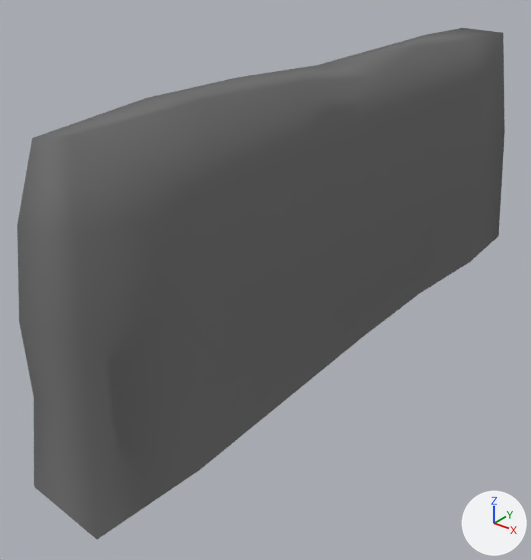
What one commit did to the Blender file Augotchi/Kevins stuff/Decorations/DryStone.blend.
Camera for both pictures: a 50 mm camera at (6.62, -10.27, 6.5) aimed at (-0.57, -1.28, 0.93). Every picture has the same lights, and +X, +Y and +Z are marked at lower right.

The older version as bpy lines, for what is in view:
```python
mat_material = diffuse_material('Material')
mat_material.base_color = (0.173, 0.173, 0.173)  # grey #747474
me_cube = bpy.data.meshes.new('Cube')
me_cube.from_pydata(...)  # 53 vertices, 59 faces; spans x -0.86..0.89, y -6.28..6.17, z -0.31..4.61
me_cube.polygons.foreach_set('use_smooth', [True] * 59)
me_cube.materials.append(mat_material)  # grey #747474
ob_drystone = bpy.data.objects.new('DryStone', me_cube)
ob_drystone.location = (0.0, 0.0, 0.0)
```
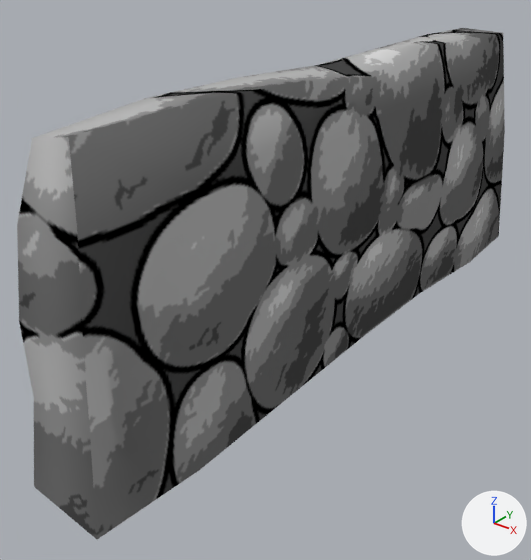
What differs and where, as boxes (x1, y1, x2, y2) in the pictures (531 x 560 px):
'DryStone', surface changed
    both: (17, 28, 505, 538)

What changed in the scene script:
```text
Add img_drystone_text_png:
    img_drystone_text_png = load_image('DryStone_Text.png', 'DryStone_Text.png', 512, 512, 'sRGB')
Change mat_material:
    remove mat_material.base_color = (0.173, 0.173, 0.173)  # grey #737373
    add mat_material.texture = img_drystone_text_png
```
